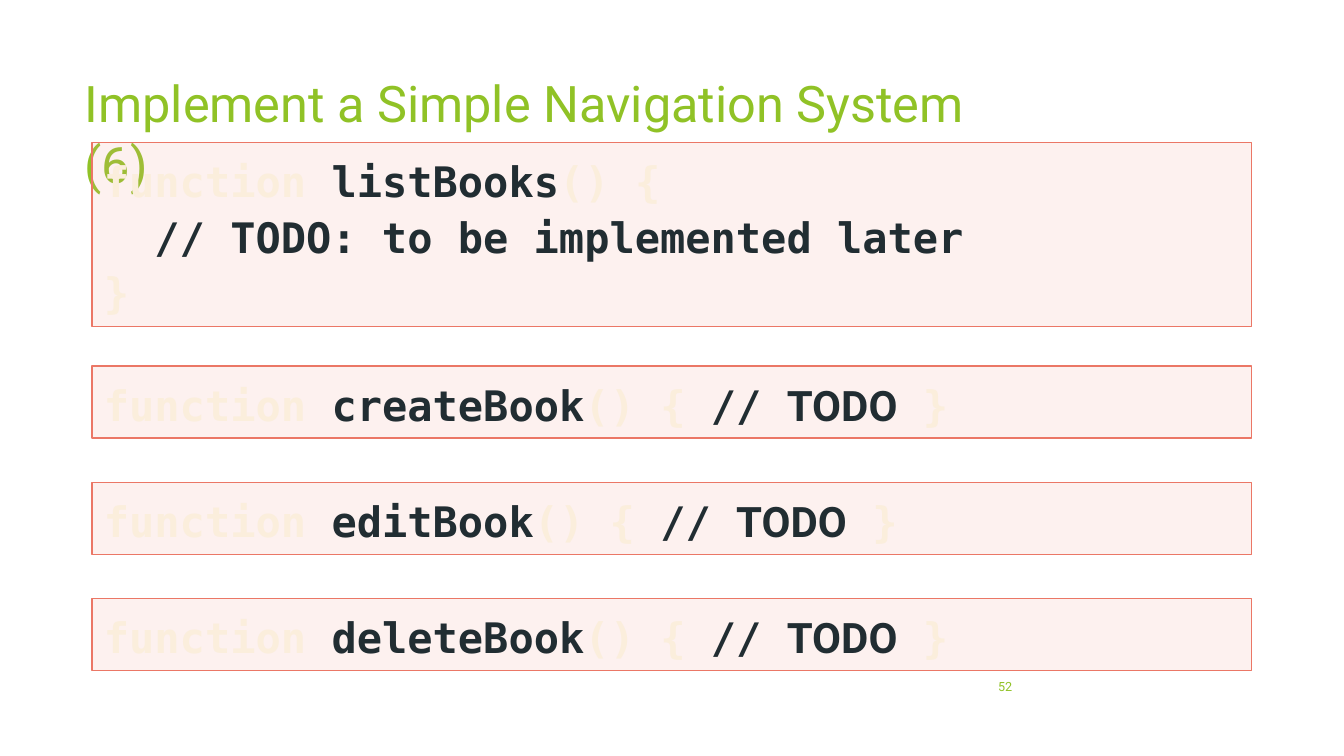
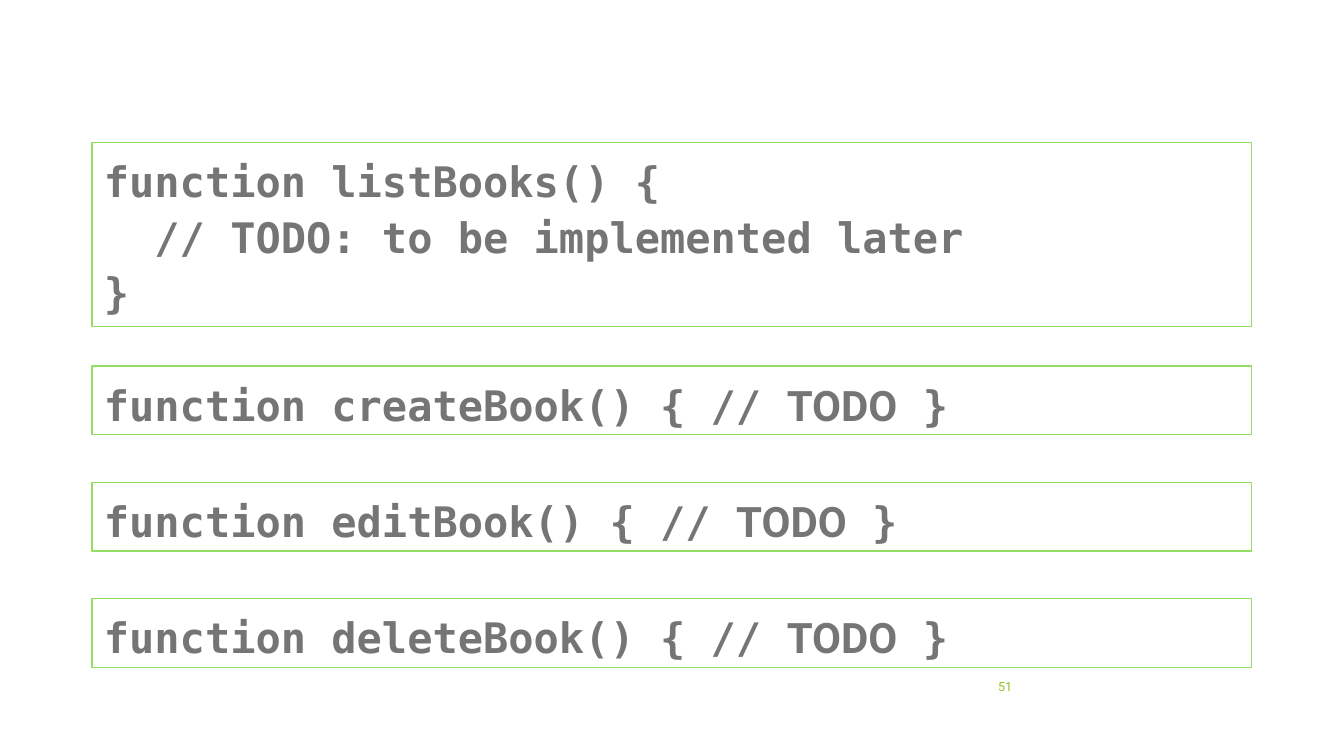
Before and after one commit to profjordanov/hybrid-app-development, a slide deck: slide 51 of 03. Async JS/tasks.pptx (slide 52 before the commit). Drawn at 1344x756 pixels with LibreOffice and Linux fonts; fonts in the diff are those of the drawing. Boxes give left, top, right and bottom in pixels: in the first picture for what was removed or moved away, otherwise in the second. Text is boxed around its words. In the diff, an @@ line names an element or a change of style, - is before the commit and + after.

```diff
--- a/03. Async JS/tasks.pptx
+++ b/03. Async JS/tasks.pptx
@@ title removed at <box>85,84,964,194</box> @@
-Implement a Simple Navigation System (6)
@@ rectangle "function listBooks() {" at <box>92,143,1251,328</box>: text colour #FBEEDC to #767676 in "function listBooks() {", "}"; text colour #212D32 to #767676 in "listBooks()", "// TODO: to be implemented later"; fill #F2A499 at 15% opacity to none; outline #EB7766 1 pt to #94DE61 1 pt @@
@@ rectangle "function createBook() { // TODO ..." at <box>92,366,1251,435</box>: text colour #FBEEDC to #767676 in "function createBook() { }"; text colour #212D32 to #767676 in "createBook() // TODO"; fill #F2A499 at 15% opacity to none; outline #EB7766 1 pt to #94DE61 1 pt @@
@@ rectangle "function editBook() { // TODO ..." at <box>92,483,1251,552</box>: text colour #FBEEDC to #767676 in "function editBook() { }"; text colour #212D32 to #767676 in "editBook() // TODO"; fill #F2A499 at 15% opacity to none; outline #EB7766 1 pt to #94DE61 1 pt @@
@@ rectangle "function deleteBook() { // TODO ..." at <box>92,599,1251,667</box>: text colour #FBEEDC to #767676 in "function deleteBook() { }"; text colour #212D32 to #767676 in "deleteBook() // TODO"; fill #F2A499 at 15% opacity to none; outline #EB7766 1 pt to #94DE61 1 pt @@
@@ page number at <box>998,682,1012,691</box>: text changed @@
-52
+51
```
Also in this commit, not shown: 50 other slides changed, 9 slides added, 13 slides removed, 1 other file.
